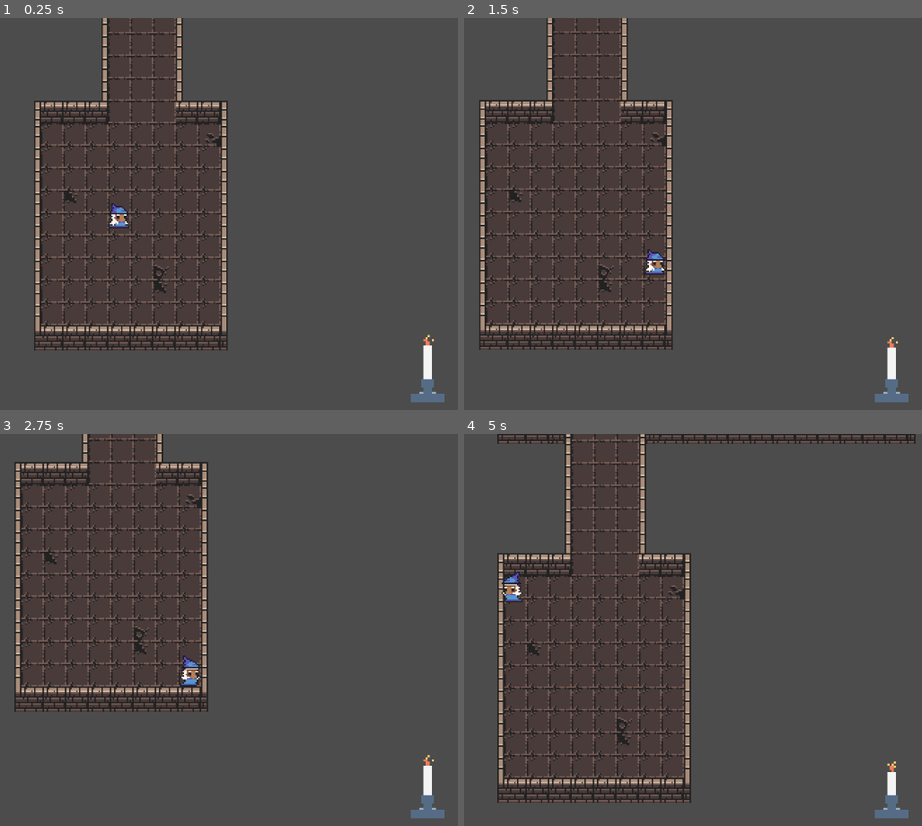
Above: before the commit, frames 1-4 (two rows, left to right).
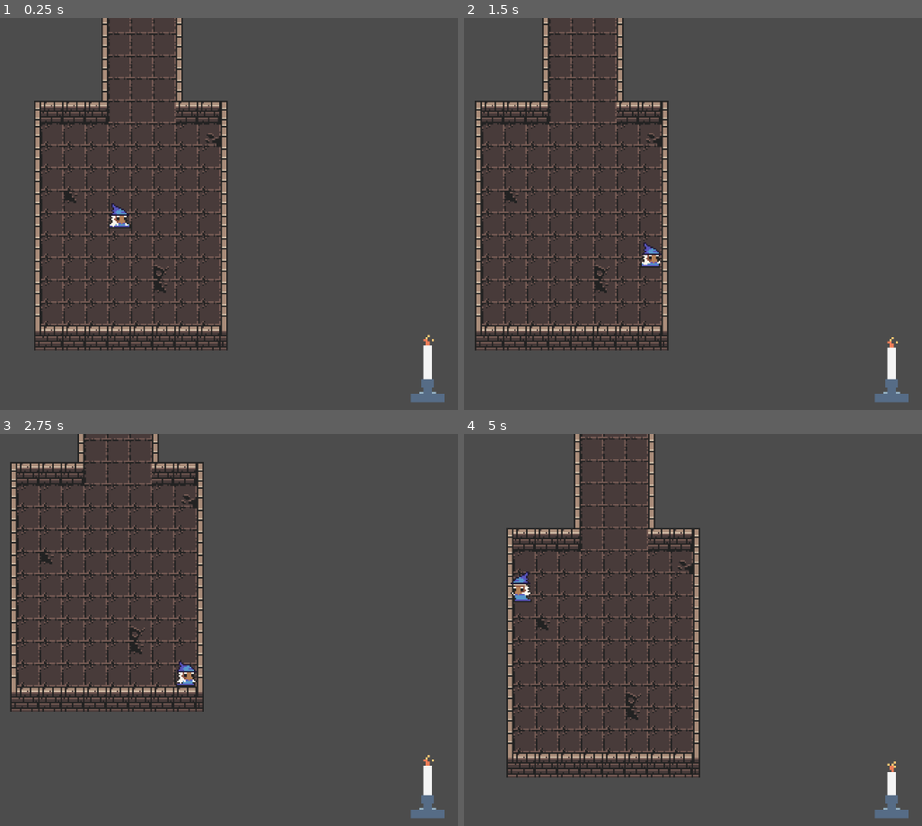
Above: after the commit, the same moments.

Repository: BadInheritance/ld46_souls_afire
Game: Godot game, scene res://scenes/Main.tscn
Two runs of this game, one before a commit and one after it. Both use one fixed random seed, a clock stepped at 60 frames per second and the inputs below. Before the commit the project has no main scene; this scene is started directly in both runs.
Inputs:
- Up to frame 1 (0.25 s): no input
- Up to frame 2 (1.5 s): hold D (player_right) 0.53-1.28 s; hold Shift (player_run, bound only after the commit) 0.53-1.28 s; tap C (player_roll, bound only after the commit) at 0.6 s; hold S (player_down) from 1.28 s (still down); tap Shift (player_run, bound only after the commit) at 1.35 s
- Up to frame 3 (2.75 s): tap C (player_roll, bound only after the commit) at 1.55 s; release S (player_down) at 2.03 s; hold D (player_right) from 2.03 s (still down); hold Shift (player_run, bound only after the commit) from 2.03 s (still down); tap E (player_action) at 2.1 s
- Up to frame 4 (5 s): release D (player_right) at 2.78 s; release Shift (player_run, bound only after the commit) at 2.78 s; hold W (player_up) 2.78-3.53 s; tap C (player_roll, bound only after the commit) at 2.85, 4.35 s; hold Shift (player_run, bound only after the commit) 3.53-4.28 s; hold A (player_left) from 3.53 s (still down)

The runs differ from the first frame. In frame 1, 0.1% of the frame differs, in the area x 23-29%, y 47-54%; in frame 2, 11%; in frame 3, 9.1%; in frame 4, 18%, in the area x 7-99%, y 0-95%.

Commit message:
WIP: player movement: walk, run, roll
The player can now walk, run, or roll.

Rolling is eventually supposed to allow the player to skip over holes in
the floor; this is still not yet implemented.

Diff:
--- a/project.godot
+++ b/project.godot
@@ -16,6 +16,7 @@
 [application]
 
 config/name="Ld 46 Souls Afire"
+run/main_scene="res://scenes/Main.tscn"
 config/icon="res://icon.png"
 
 [input]
@@ -56,6 +57,16 @@
 "events": [ Object(InputEventKey,"resource_local_to_scene":false,"resource_name":"","device":0,"alt":false,"shift":false,"control":false,"meta":false,"command":false,"pressed":false,"scancode":82,"unicode":0,"echo":false,"script":null)
  ]
 }
+player_run={
+"deadzone": 0.5,
+"events": [ Object(InputEventKey,"resource_local_to_scene":false,"resource_name":"","device":0,"alt":false,"shift":false,"control":false,"meta":false,"command":false,"pressed":false,"scancode":16777237,"unicode":0,"echo":false,"script":null)
+ ]
+}
+player_roll={
+"deadzone": 0.5,
+"events": [ Object(InputEventKey,"resource_local_to_scene":false,"resource_name":"","device":0,"alt":false,"shift":false,"control":false,"meta":false,"command":false,"pressed":false,"scancode":67,"unicode":0,"echo":false,"script":null)
+ ]
+}
 
 [rendering]
 
--- a/scenes/enemy_movement.tscn
+++ b/scenes/enemy_movement.tscn
@@ -36,7 +36,7 @@
 scale = Vector2( 0.851005, 0.9054 )
 frames = SubResource( 2 )
 animation = "idle"
-frame = 2
+frame = 1
 playing = true
 
 [node name="Camera2D" type="Camera2D" parent="."]
--- a/scenes/player.gd
+++ b/scenes/player.gd
@@ -1,9 +1,12 @@
 extends KinematicBody2D
 
-export var walkingSpeed = 1.0
+export var walkingSpeed = 5
+export var runningSpeed = 15
+export var rollingSpeed = 30
 
 onready var sprite = $AnimatedSprite
 onready var item_picking = $"Item picking"
+onready var rolling_timer = $RollingTimer
 
 func _process(delta):
 	if Input.is_action_just_pressed("player_putdown"):
@@ -17,6 +20,30 @@
 
 # Called every frame. 'delta' is the elapsed time since the previous frame.
 func _physics_process(delta):
+	# While the rolling timer is ticking, we're rolling
+	if rolling_timer.is_stopped():
+		_process_walking(delta)
+	else:
+		_process_rolling(delta)
+
+var rolling_dir = Vector2.ZERO
+
+func _start_rolling(dir):
+	sprite.animation = 'idle'
+	sprite.playing = false
+	rolling_dir = dir
+	rolling_timer.start()
+
+func _process_rolling(delta):
+	rotate(2 * PI / rolling_timer.wait_time * delta)
+	move_and_slide(rolling_dir * rollingSpeed * delta * 1000.0)
+
+func _stop_rolling():
+	# called when the rolling timer expires
+	sprite.playing = true
+	rotation = 0
+
+func _process_walking(delta):
 	var deltaSecs = delta * 1000.0
 
 	var dirX: float = 0
@@ -31,7 +58,14 @@
 		dirX = +1
 
 	var dir = Vector2(dirX, dirY).normalized()
-	move_and_slide(dir * walkingSpeed * deltaSecs)
+	if dir != Vector2.ZERO and Input.is_action_just_pressed('player_roll'):
+		_start_rolling(dir)
+		return
+
+	var speed = walkingSpeed
+	if Input.is_action_pressed("player_run"):
+		speed = runningSpeed
+	move_and_slide(dir * speed * deltaSecs)
 
 	if dir == Vector2.ZERO:
 		sprite.animation = 'idle'
--- a/scenes/player.tscn
+++ b/scenes/player.tscn
@@ -22,15 +22,15 @@
 "name": "idle",
 "speed": 5.0
 }, {
+"frames": [ ExtResource( 6 ) ],
+"loop": true,
+"name": "hit",
+"speed": 7.0
+}, {
 "frames": [ ExtResource( 8 ), ExtResource( 3 ), ExtResource( 5 ), ExtResource( 4 ) ],
 "loop": true,
 "name": "run",
 "speed": 5.0
-}, {
-"frames": [ ExtResource( 6 ) ],
-"loop": true,
-"name": "hit",
-"speed": 7.0
 } ]
 
 [sub_resource type="RectangleShape2D" id=2]
@@ -42,13 +42,13 @@
 [node name="Node2D" type="KinematicBody2D"]
 z_index = 1
 script = ExtResource( 10 )
-walkingSpeed = 10.0
+rollingSpeed = 20
 
 [node name="AnimatedSprite" type="AnimatedSprite" parent="."]
 position = Vector2( -0.498253, 0.16608 )
 frames = SubResource( 1 )
 animation = "idle"
-frame = 2
+frame = 1
 playing = true
 offset = Vector2( 0, -14 )
 
@@ -58,6 +58,7 @@
 shape = SubResource( 2 )
 
 [node name="Item picking" type="Node2D" parent="."]
+visible = false
 script = ExtResource( 11 )
 
 [node name="Area2D" type="Area2D" parent="Item picking"]
@@ -78,3 +79,8 @@
 drag_margin_h_enabled = true
 drag_margin_v_enabled = true
 smoothing_enabled = true
+
+[node name="RollingTimer" type="Timer" parent="."]
+wait_time = 0.2
+one_shot = true
+[connection signal="timeout" from="RollingTimer" to="." method="_stop_rolling"]
--- a/scenes/player_and_enemy.tscn
+++ b/scenes/player_and_enemy.tscn
@@ -7,6 +7,7 @@
 [ext_resource path="res://scripts/characters/EnemyMovement.gd" type="Script" id=5]
 [ext_resource path="res://scenes/player.tscn" type="PackedScene" id=6]
 [ext_resource path="res://prefabs/Door.tscn" type="PackedScene" id=7]
+[ext_resource path="res://scenes/Lamp.tscn" type="PackedScene" id=8]
 
 [sub_resource type="RectangleShape2D" id=1]
 extents = Vector2( 11.7444, 14.3396 )
@@ -52,3 +53,6 @@
 
 [node name="door" parent="." instance=ExtResource( 7 )]
 position = Vector2( -0.663422, -96.1961 )
+
+[node name="Lamp" parent="." instance=ExtResource( 8 )]
+position = Vector2( -45.9682, -60.7108 )
Not shown: 1 places in scenes/player_and_enemy.tscn that only renumber resources
